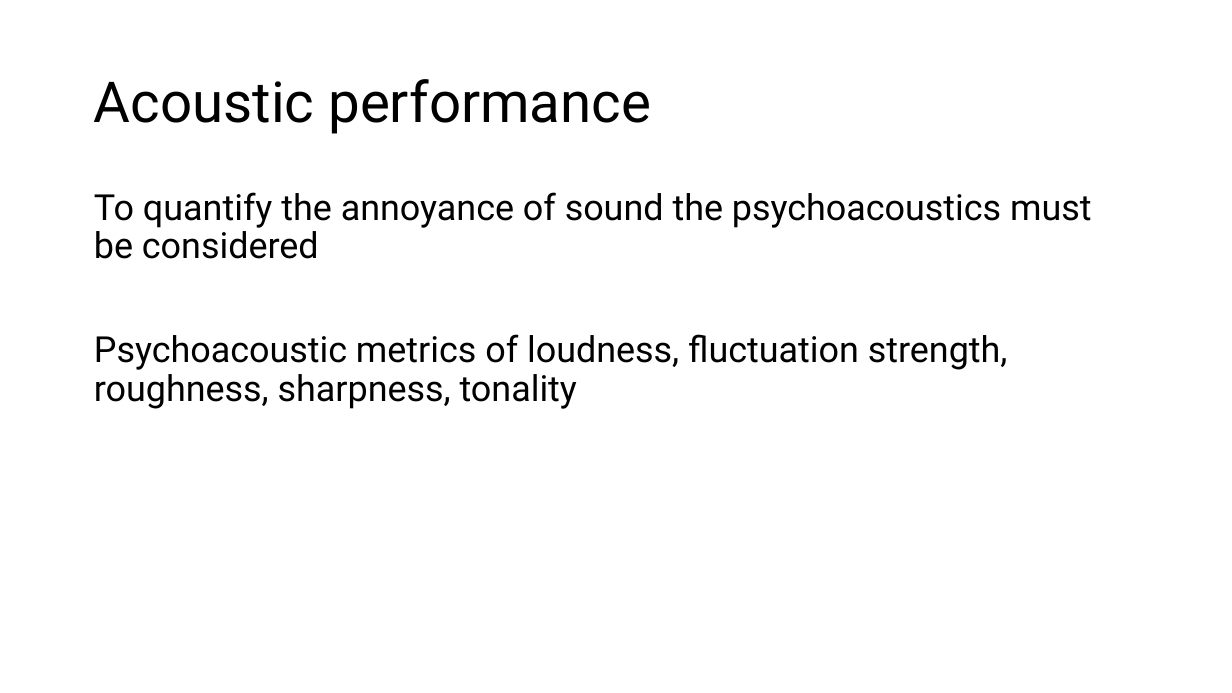
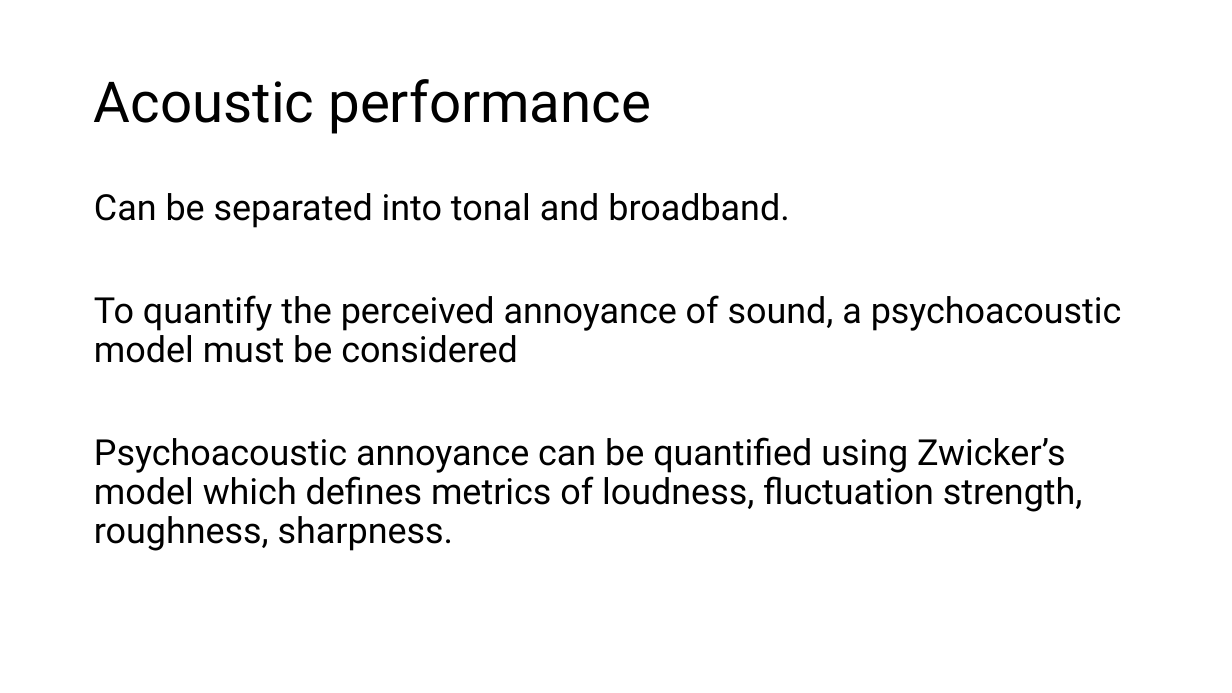
Before and after one commit to lpender3672/propeller-acoustics, a slide deck: slide 7 of deliverables/michaelmas_presentation.pptx (slide 8 before the commit). Drawn at 1232x693 pixels with LibreOffice and Linux fonts; fonts in the diff are those of the drawing. Boxes give left, top, right and bottom in pixels: in the first picture for what was removed or moved away, otherwise in the second. Text is boxed around its words. In the diff, an @@ line names an element or a change of style, - is before the commit and + after.

```diff
--- a/deliverables/michaelmas_presentation.pptx
+++ b/deliverables/michaelmas_presentation.pptx
@@ text at bbox=[94, 193, 1122, 551]: text changed @@
-To quantify the annoyance of sound the psychoacoustics must be considered
-Psychoacoustic metrics of loudness, fluctuation strength, roughness, sharpness, tonality
+Can be separated into tonal and broadband.
+To quantify the perceived annoyance of sound, a psychoacoustic model must be considered
+Psychoacoustic annoyance can be quantified using Zwicker’s model which defines metrics of loudness, fluctuation strength, roughness, sharpness.
```
Also in this commit, not shown: 5 other slides changed, 2 slides added, 2 slides removed, 6 other files.
